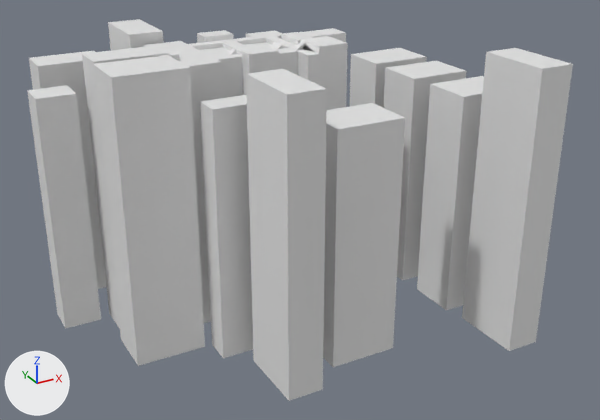
Before and after pictures for a commit that changed the FBX model Assets/models/meshes/neon rooftop .fbx.
One viewpoint serves both versions: a 50 mm camera at (-58.4, -126.5, 32.1) aimed at (4.7, -11.8, -25.2). Every picture has the same lights, and +X, +Y and +Z are marked at lower left. The first picture is the older version. Where no turn or scale is listed for an object, it has been applied to the vertices.
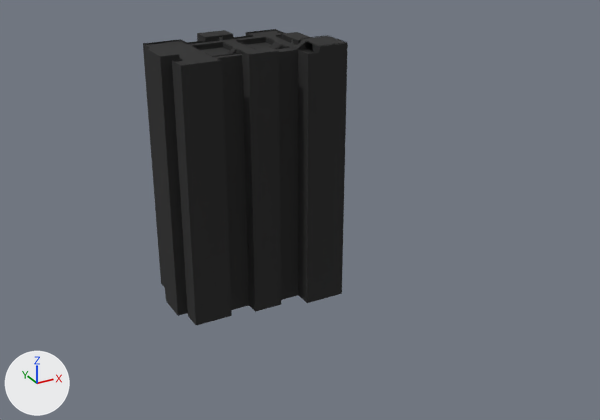
Patch to the scene script:
```diff
--- a/Assets/models/meshes/neon rooftop .fbx.py
+++ b/Assets/models/meshes/neon rooftop .fbx.py
@@ mat_material @@
 mat_material = principled_material('Material')
-mat_material.base_color = (0.8, 0.8, 0.8)  # white #e7e7e7
+mat_material.base_color = (0.0186, 0.0186, 0.0186)  # black #252525
@@ me_cube_002 @@
 # used by ob_cube_002; location = (-12.8, 17.0, -18.2); rotation_euler = (0.0, 0.0, -3.142), in degrees (0, 0, -180); scale = (2.97, 6.12, 10.4)
-me_cube_002.from_pydata(...)  # 8 vertices, 6 faces; spans x -1.0..1.0, y -1.0..1.0, z -2.56..2.01
+me_cube_002.from_pydata(...)  # 80 vertices, 77 faces; spans x -1.75..1.14, y -1.14..1.14, z -1.14..1.14
+# me_cube_002 part 2: 8 vertices removed from x -1.0..1.0, y -1.0..1.0, z -2.56..2.01; 80 vertices added at x -1.75..1.14, y -1.14..1.14, z -1.14..1.14
+me_cube_002.materials.append(mat_material_001)  # grey #717171
@@ me_cube_001 @@
 # used by ob_cube_001; location = (-25.3, 16.8, -18.2); rotation_euler = (0.0, 0.0, 3.142), in degrees (0, 0, 180); scale = (5.69, 3.34, 8.39)
-me_cube_001.from_pydata(...)  # 8 vertices, 6 faces; spans x -1.0..1.0, y -1.0..1.0, z -3.19..2.01
+me_cube_001.from_pydata(...)  # 492 vertices, 544 faces; spans x -13.85..11.35, y -10.28..9.91, z 1.0..1.27
+# me_cube_001 part 1: 8 vertices removed from x -1.0..1.0, y -1.0..1.0, z -3.19..2.01; 492 vertices added at x -13.85..11.35, y -10.28..9.91, z 1.0..1.27
+me_cube_001.materials.append(mat_material)  # black #252525
@@ ob_cube_010 @@
-ob_cube_010 = bpy.data.objects.new('Cube.010', me_cube_010)
@@ ob_cube_002 @@
 ob_cube_002 = bpy.data.objects.new('Cube.002', me_cube_002)
-ob_cube_002.location = (-12.8, 17.0, -18.2)
+ob_cube_002.location = (9.1, -1.0, 1.3)
 ob_cube_002.rotation_euler = (0.0, 0.0, -3.142)  # degrees (0, 0, -180)
-ob_cube_002.scale = (2.97, 6.12, 10.4)
+ob_cube_002.scale = (0.0276, 0.245, 0.245)
@@ ob_cube_013 @@
-ob_cube_013 = bpy.data.objects.new('Cube.013', me_cube_013)
@@ ob_cube_014 @@
-ob_cube_014 = bpy.data.objects.new('Cube.014', me_cube_014)
@@ ob_cube_012 @@
-ob_cube_012 = bpy.data.objects.new('Cube.012', me_cube_012)
@@ ob_cube_015 @@
-ob_cube_015 = bpy.data.objects.new('Cube.015', me_cube_015)
@@ ob_cube_009 @@
-ob_cube_009 = bpy.data.objects.new('Cube.009', me_cube_009)
@@ ob_cube_008 @@
-ob_cube_008 = bpy.data.objects.new('Cube.008', me_cube_008)
@@ ob_cube_011 @@
-ob_cube_011 = bpy.data.objects.new('Cube.011', me_cube_011)
@@ ob_cube_006 @@
-ob_cube_006 = bpy.data.objects.new('Cube.006', me_cube_006)
@@ ob_cube_007 @@
-ob_cube_007 = bpy.data.objects.new('Cube.007', me_cube_007)
@@ ob_cube_005 @@
-ob_cube_005 = bpy.data.objects.new('Cube.005', me_cube_005)
@@ ob_cube_001 @@
 ob_cube_001 = bpy.data.objects.new('Cube.001', me_cube_001)
-ob_cube_001.location = (-25.3, 16.8, -18.2)
+ob_cube_001.location = (0.0, 0.0, 0.0)
 ob_cube_001.rotation_euler = (0.0, 0.0, 3.142)  # degrees (0, 0, 180)
-ob_cube_001.scale = (5.69, 3.34, 8.39)
```

Location of each change, [x1, y1, x2, y2] in pixels of the pictures (600 x 420 px):
'Cube', recoloured (white to black): [143, 30, 348, 323] in both
'Cube.007', deleted: before [93, 55, 205, 366]
'Cube.013', deleted: before [462, 48, 573, 351]
'Cube.014', deleted: before [246, 69, 327, 401]
'Cube.009', deleted: before [323, 103, 405, 367]
'Cube.006', deleted: before [200, 95, 253, 358]
'Cube.012', deleted: before [417, 76, 484, 310]
'Cube.008', deleted: before [27, 85, 101, 329]
'Cube.011', deleted: before [384, 61, 467, 280]
'Cube.001', recoloured, reshaped, moved, rescaled: before [29, 51, 107, 289]; after [143, 29, 319, 67]
'Cube.005', deleted: before [82, 45, 170, 329]
'Cube.010', deleted: before [350, 48, 427, 108]
'Cube.002', reshaped, moved, rescaled (not visible afterwards): before [108, 19, 164, 50]
'Cube.015', deleted: before [299, 28, 346, 42]
